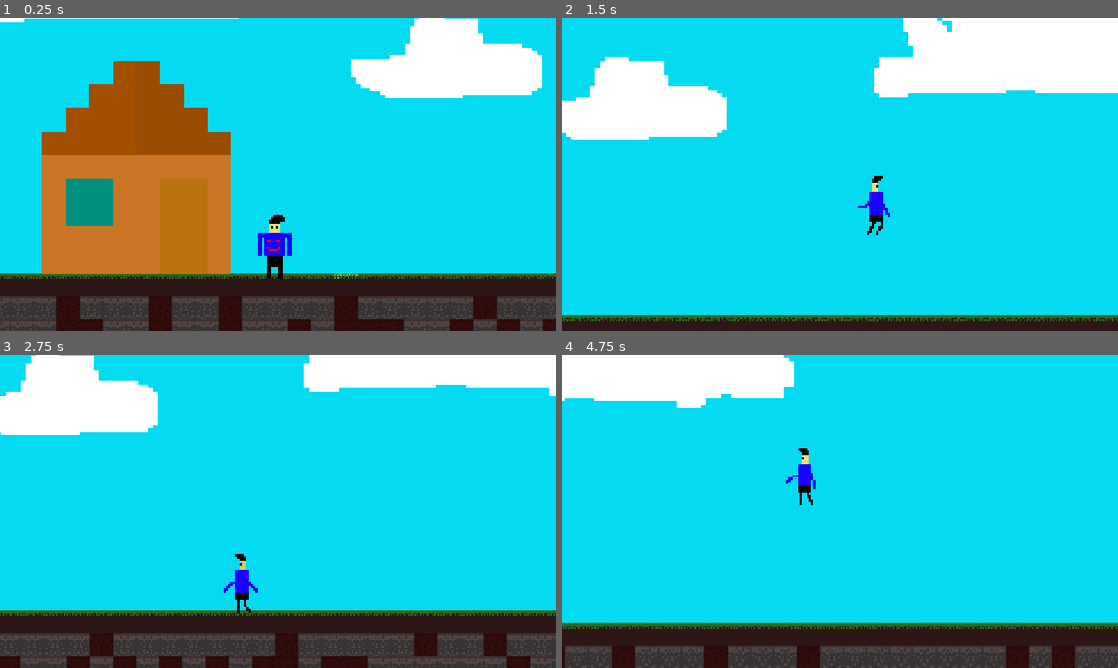
Above: before the commit, frames 1-4 (two rows, left to right).
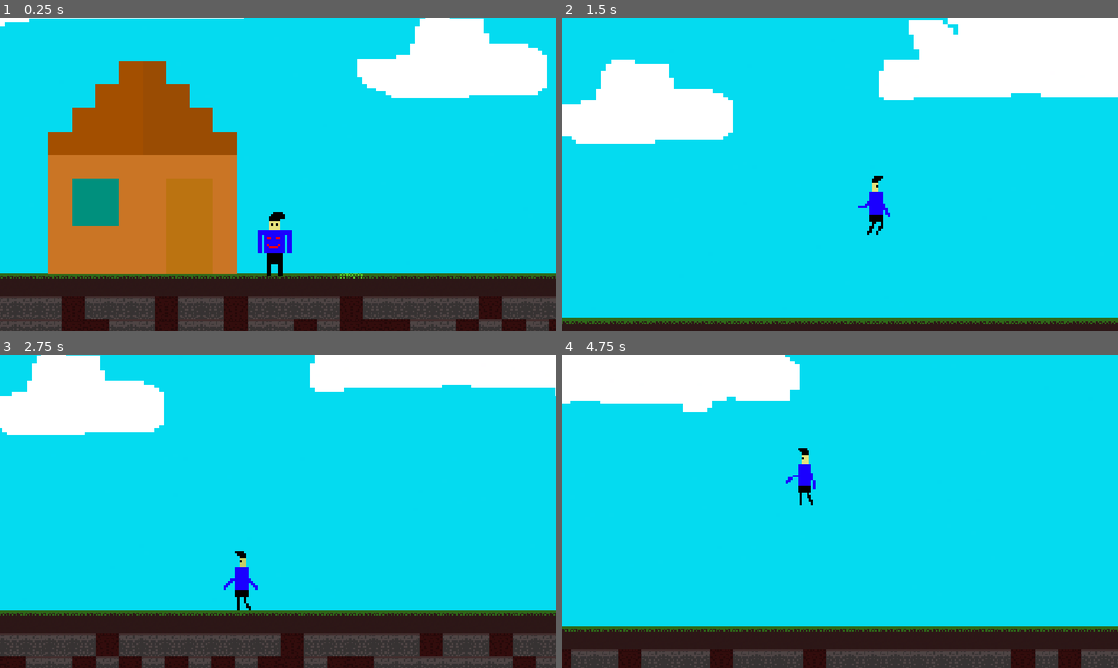
Above: after the commit, the same moments.

Repository: TheAbdullahSaleem/First-project-
Game: Godot game, scene res://scenes/world/World.tscn
The game is run twice, just before and just after one commit, with the same random seed, the same clock (stepped at 60 frames per second) and the same inputs.
Inputs (mouse positions are in pixels of both pictures, inside the frame that each line leads up to):
- Up to frame 1 (0.25 s): no input
- Up to frame 2 (1.5 s): tap Enter at 0.5 s; move the mouse to (962, 158) at 0.52 s; press the mouse at (962, 158) at 0.53 s; hold D (right) from 0.53 s (still down); tap W (jump) at 0.77 s; move the mouse to (728, 190) at 1.27 s; release the mouse at (728, 190) at 1.28 s; tap E (Interact) at 1.35 s
- Up to frame 3 (2.75 s): tap W (jump) at 1.52 s; move the mouse to (333, 442) at 2.02 s; release D (right) at 2.03 s; press the mouse at (333, 442) at 2.03 s; hold A (left) from 2.03 s (still down)
- Up to frame 4 (4.75 s): move the mouse to (812, 574) at 2.77 s; release A (left) at 2.78 s; release the mouse at (812, 574) at 2.78 s; hold D (right) 2.78-4.28 s; tap E (Interact) at 2.85, 4.35 s; tap W (jump) at 3.02, 3.77, 4.52 s; move the mouse to (1006, 558) at 3.52 s; press the mouse at (1006, 558) at 3.53 s; move the mouse to (673, 464) at 4.27 s; release the mouse at (673, 464) at 4.28 s; hold A (left) from 4.28 s (still down)

The runs differ from the first frame. In frame 1, 4.9% of the frame differs, in the area x 0-100%, y 0-100%; in frame 2, 3.7%; in frame 3, 3.0%; in frame 4, 4.2%.

Commit message:
collision shape fix

Diff:
--- a/scenes/player/character_body_2d.tscn
+++ b/scenes/player/character_body_2d.tscn
@@ -98,7 +98,7 @@
 }]
 
 [sub_resource type="RectangleShape2D" id="RectangleShape2D_body"]
-size = Vector2(65, 100)
+size = Vector2(45, 166)
 
 [sub_resource type="CircleShape2D" id="CircleShape2D_interact"]
 radius = 54.0
@@ -113,7 +113,7 @@
 autoplay = "stand"
 
 [node name="CollisionShape2D" type="CollisionShape2D" parent="." unique_id=1592935575]
-position = Vector2(0, 30)
+position = Vector2(3.5, 6)
 shape = SubResource("RectangleShape2D_body")
 
 [node name="Area2D" type="Area2D" parent="." unique_id=44242876]
--- a/scenes/world/World.tscn
+++ b/scenes/world/World.tscn
@@ -43,7 +43,7 @@
 scale = Vector2(0.51, 0.51)
 
 [node name="CharacterBody2D" parent="." unique_id=630034284 instance=ExtResource("5_yr1n6")]
-position = Vector2(41, -23)
+position = Vector2(37, -23)
 scale = Vector2(0.245, 0.245)
 
 [node name="Camera2D2" type="Camera2D" parent="CharacterBody2D" unique_id=598941493]
Not shown: 1 places in scenes/player/character_body_2d.tscn that only renumber resources
Not shown, changed: scripts/Player/character_body_2d.gd.uid
